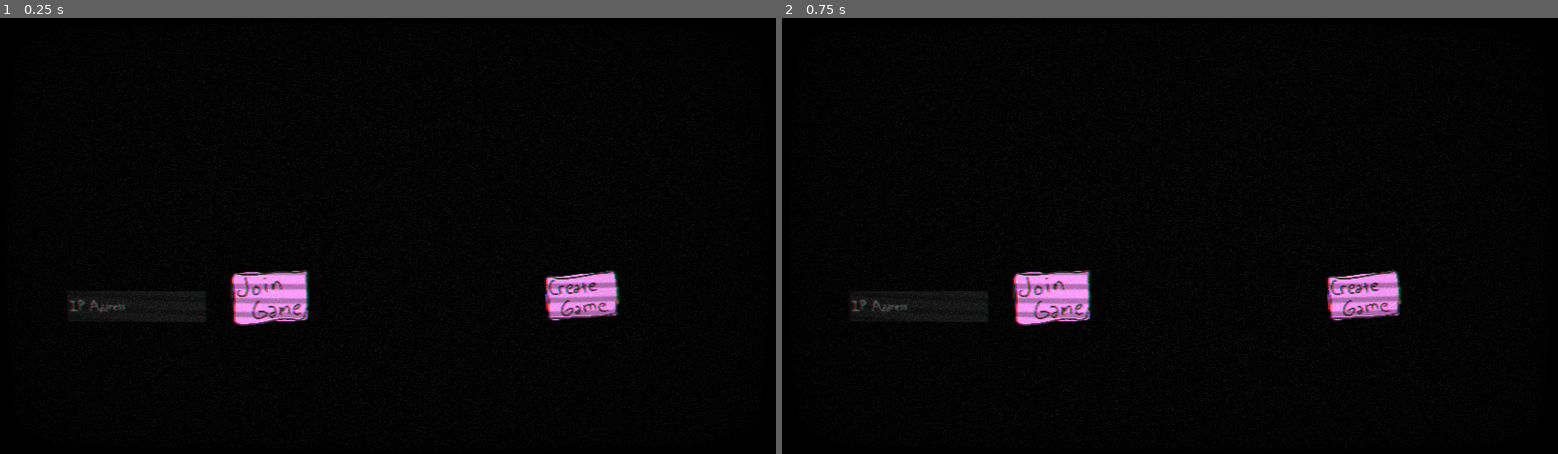
Above: before the commit, frames 1-2 (left to right).
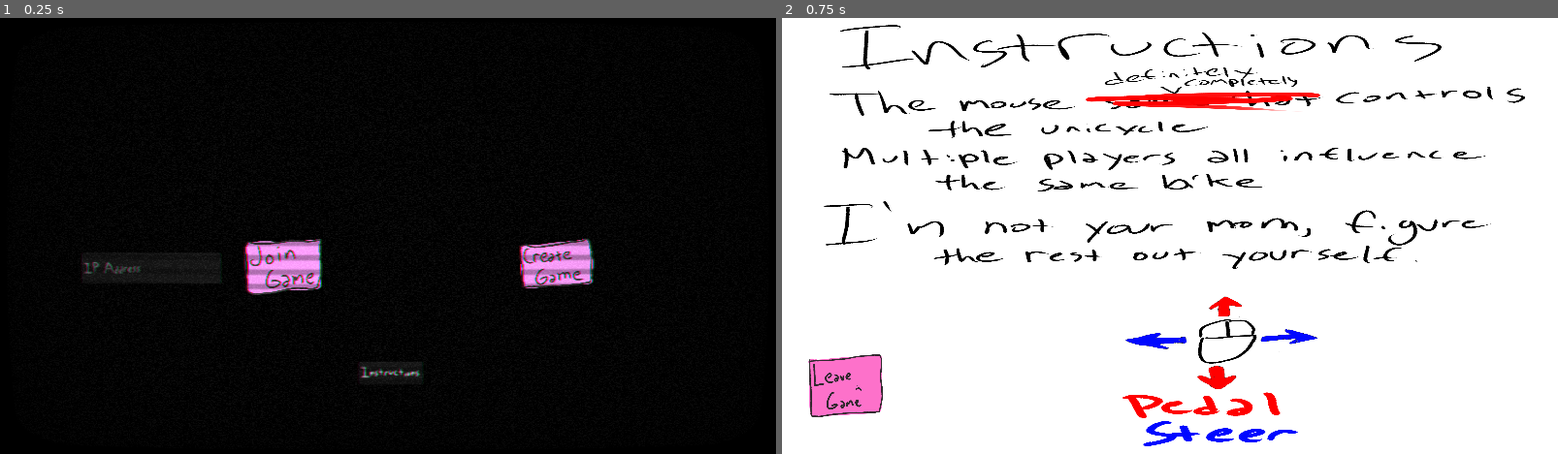
Above: after the commit, the same moments.

Repository: maxrchung/ride_in_the_rain
Game: Godot game, scene res://start.tscn
Two runs of this game, one before a commit and one after it. Both use one fixed random seed, a clock stepped at 60 frames per second and the inputs below. A sky picture missing from this copy of the repository is replaced by a grey-blue gradient.
Inputs (mouse positions are in pixels of both pictures, inside the frame that each line leads up to):
- Up to frame 1 (0.25 s): no input
- Up to frame 2 (0.75 s): click (1170, 371) at 0.5 s, where only the run after the commit has a clickable "Instructions"

The runs differ from the first frame. In frame 1, 3.9% of the frame differs, in the area x 8-80%, y 50-83%; in frame 2, 97%, in the area x 0-100%, y 0-100%.

Commit message:
instructions scene

Diff:
--- /dev/null
+++ b/instructions.gd
@@ -0,0 +1,16 @@
+extends CanvasLayer
+
+
+# Called when the node enters the scene tree for the first time.
+func _ready():
+	pass # Replace with function body.
+
+
+# Called every frame. 'delta' is the elapsed time since the previous frame.
+func _process(delta):
+	pass
+
+
+func _on_leave_button_pressed():
+	Sfx.click_button()
+	get_tree().change_scene_to_file("start.tscn")
--- /dev/null
+++ b/instructions.tscn
@@ -0,0 +1,24 @@
+[gd_scene load_steps=4 format=3 uid="uid://dvmas5ch5l50f"]
+
+[ext_resource type="Script" path="res://instructions.gd" id="1_kl63e"]
+[ext_resource type="Texture2D" uid="uid://js6n6pfo757k" path="res://instructions.png" id="1_mvjj4"]
+[ext_resource type="Texture2D" uid="uid://c6kqt565xga07" path="res://assets/ui/btn_leave_game.png" id="2_vsitt"]
+
+[node name="Instructions" type="CanvasLayer"]
+script = ExtResource("1_kl63e")
+
+[node name="InstructionsPng" type="TextureRect" parent="."]
+offset_right = 1152.0
+offset_bottom = 648.0
+texture = ExtResource("1_mvjj4")
+expand_mode = 1
+
+[node name="LeaveButton" type="TextureButton" parent="."]
+offset_left = 29.0
+offset_top = 491.0
+offset_right = 541.0
+offset_bottom = 1003.0
+scale = Vector2(0.25, 0.25)
+texture_normal = ExtResource("2_vsitt")
+
+[connection signal="pressed" from="LeaveButton" to="." method="_on_leave_button_pressed"]
--- a/start.gd
+++ b/start.gd
@@ -123,3 +123,8 @@
 func update_game(data):
 	get_tree().change_scene_to_file("game.tscn")
 	Input.mouse_mode = Input.MOUSE_MODE_VISIBLE
+
+
+func _on_instructions_button_pressed():
+	Sfx.click_button()
+	get_tree().change_scene_to_file("instructions.tscn")
--- a/start.tscn
+++ b/start.tscn
@@ -94,10 +94,10 @@
 surface_material_override/0 = SubResource("ShaderMaterial_5274e")
 
 [node name="CreateButton" type="TextureButton" parent="."]
-offset_left = 798.0
-offset_top = 356.0
-offset_right = 1310.0
-offset_bottom = 868.0
+offset_left = 760.0
+offset_top = 309.0
+offset_right = 1272.0
+offset_bottom = 821.0
 scale = Vector2(0.25, 0.25)
 texture_normal = ExtResource("2_x0q0c")
 
@@ -120,18 +120,18 @@
 texture_normal = ExtResource("4_5v2yp")
 
 [node name="JoinButton" type="TextureButton" parent="."]
-offset_left = 336.0
-offset_top = 356.0
-offset_right = 848.0
-offset_bottom = 868.0
+offset_left = 356.0
+offset_top = 310.0
+offset_right = 868.0
+offset_bottom = 822.0
 scale = Vector2(0.25, 0.25)
 texture_normal = ExtResource("3_hde24")
 
 [node name="IpInput" type="LineEdit" parent="."]
-offset_left = 95.0
-offset_top = 406.0
-offset_right = 305.0
-offset_bottom = 454.0
+offset_left = 118.0
+offset_top = 349.0
+offset_right = 328.0
+offset_bottom = 397.0
 size_flags_horizontal = 0
 size_flags_vertical = 0
 theme = ExtResource("6_vq6qa")
@@ -160,7 +160,23 @@
 
 [node name="PostProcess_VHS" parent="." instance=ExtResource("8_ls4en")]
 
+[node name="InstructionsButton" type="Button" parent="."]
+anchors_preset = 7
+anchor_left = 0.5
+anchor_top = 1.0
+anchor_right = 0.5
+anchor_bottom = 1.0
+offset_left = -44.0
+offset_top = -136.0
+offset_right = 51.0
+offset_bottom = -103.0
+grow_horizontal = 2
+grow_vertical = 0
+theme = ExtResource("6_vq6qa")
+text = "Instructions"
+
 [connection signal="pressed" from="CreateButton" to="." method="_on_create_button_pressed"]
 [connection signal="pressed" from="StartButton" to="." method="_on_start_button_pressed"]
 [connection signal="pressed" from="LeaveButton" to="." method="_on_leave_button_pressed"]
 [connection signal="pressed" from="JoinButton" to="." method="_on_join_button_pressed"]
+[connection signal="pressed" from="InstructionsButton" to="." method="_on_instructions_button_pressed"]
